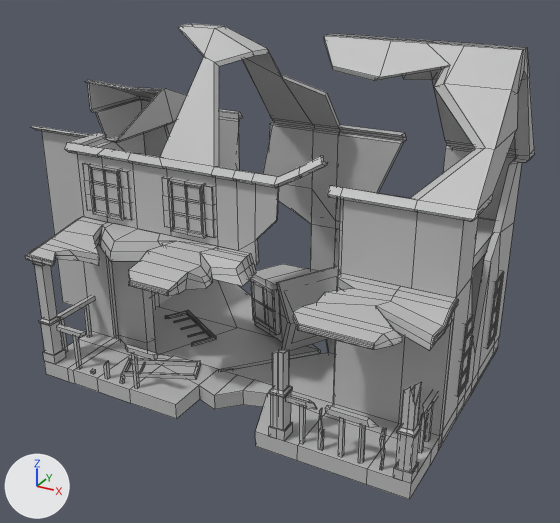
One commit to the FBX model Models/Buildings/SM_Ruins_Suburb_Building2_High.fbx: the scene before it, then after it.
Before and after are seen from a 50 mm lens placed at (3.51, -18.05, 10.13), pointed at (-4.82, -2.9, 2.56). Lighting does not change. The marker at lower left points along +X, +Y and +Z. The first picture is the older version. Mesh edges are drawn as thin lines. Where no turn or scale is listed for an object, it has been applied to the vertices. Vertices at exactly the same position are counted once.

In view in the first picture: 'SM_Ruins_Suburb_Building2_High'.
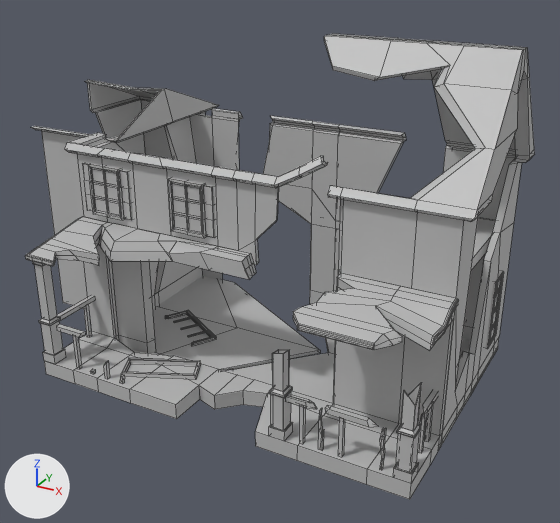
Edits to the bpy script that builds the scene:
```text
Change me_mesh:
    used by ob_sm_ruins_suburb_building2_high; location = (0.0, 0.0, 0.0)
    remove me_mesh.from_pydata(...)  # 2868 vertices, 2462 faces; spans x -11.91..0.24, y -6.58..1.03, z 0.0..7.88
    add me_mesh.from_pydata(...)  # 2070 vertices, 1824 faces; spans x -11.91..0.24, y -6.58..1.03, z 0.0..7.88
    me_mesh part 1: 19 loose pieces with 614 vertices, spanning x -9.25..0.05, y -6.44..-0.92, z 0.08..4.87, are deleted
    me_mesh part 2
    184 vertices are removed from x -9.59..-0.18, y -6.58..0.18, z 0.0..7.88
    280 faces are deleted
    4 vertices in x -0.14, y -1.35..-0.82, z 0.81..2.43 move by (-0.01, 0.0, 0.0)
    4 vertices move from x -0.15..0.0, y -3.56..-3.03, z 1.93..3.49 to x -0.15..0.0, y -3.95..-3.03, z 0.96..1.45
    98 new faces join them
```

What differs and where, as boxes [x1, y1, x2, y2] in the pictures (560 x 523 px):
'SM_Ruins_Suburb_Building2_High', reshaped: before [25, 24, 535, 500]; after [25, 34, 535, 500]
part 1 of me_mesh, deleted: before [60, 177, 474, 463]
part 2 of me_mesh, cut back: before [44, 24, 479, 484]; after [44, 116, 478, 484]
